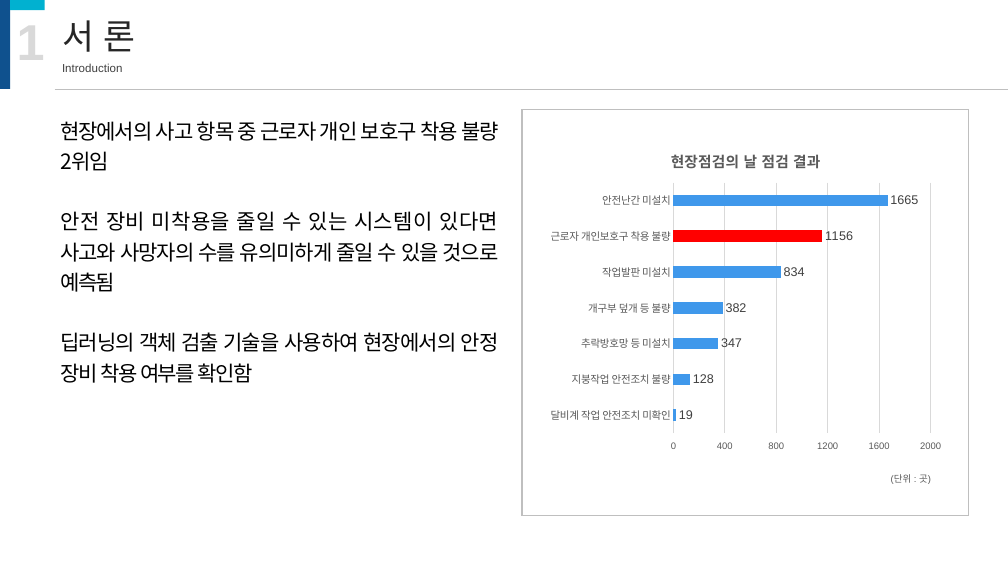
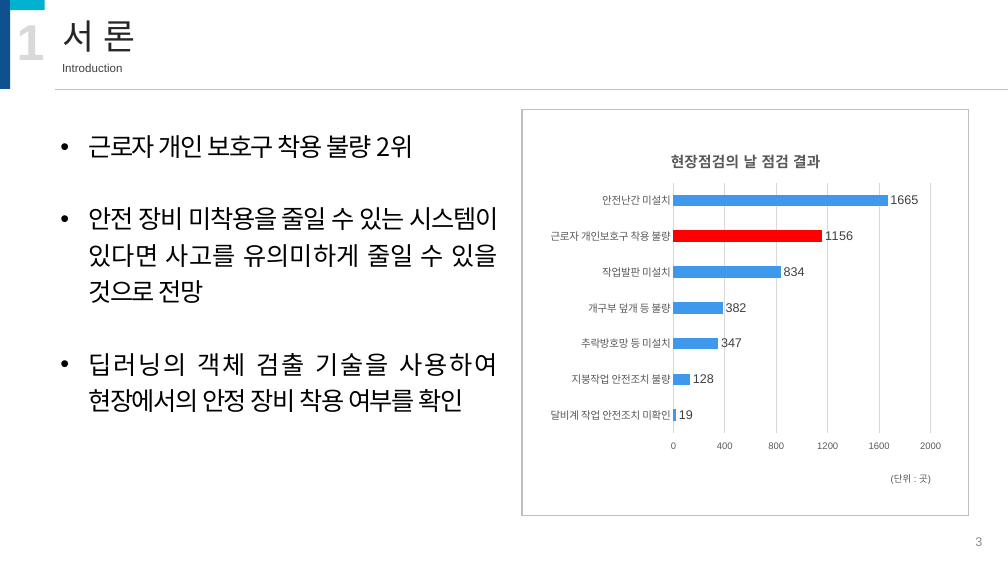
Before and after one commit to JaeHyung-Jung/UNDERDOG, a slide deck: slide 3 of 12주차/발표자료-1.pptx. Drawn at 1008x567 pixels with LibreOffice and Linux fonts; fonts in the diff are those of the drawing. Boxes give left, top, right and bottom in pixels: in the first picture for what was removed or moved away, otherwise in the second. Text is boxed around its words. In the diff, an @@ line names an element or a change of style, - is before the commit and + after.

```diff
--- a/12주차/발표자료-1.pptx
+++ b/12주차/발표자료-1.pptx
@@ text at [89, 135, 498, 412]: text changed; size 20 to 24 pt @@
-현장에서의 사고 항목 중 근로자 개인 보호구 착용 불량 2위임
-안전 장비 미착용을 줄일 수 있는 시스템이 있다면 사고와 사망자의 수를 유의미하게 줄일 수 있을 것으로 예측됨
-딥러닝의 객체 검출 기술을 사용하여 현장에서의 안정 장비 착용 여부를 확인함
+• 근로자 개인 보호구 착용 불량 2위
+• 안전 장비 미착용을 줄일 수 있는 시스템이 있다면 사고를 유의미하게 줄일 수 있을 것으로 전망
+• 딥러닝의 객체 검출 기술을 사용하여 현장에서의 안정 장비 착용 여부를 확인
@@ page number added at [975, 537, 982, 546], 12 pt, text #8C8C8C @@
+3
```
Also in this commit, not shown: 8 other slides changed, 1 slide added, 15 slides removed.
